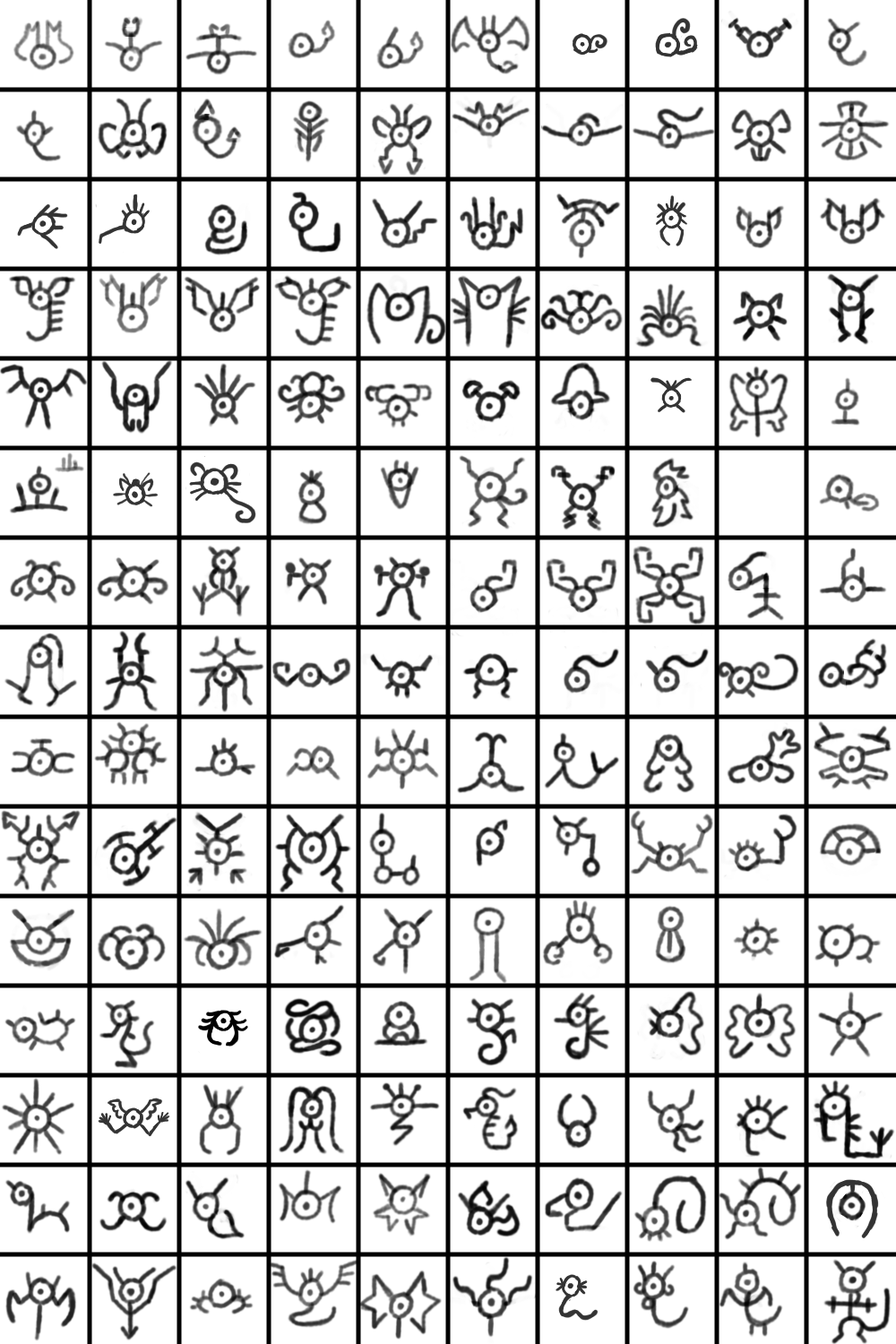
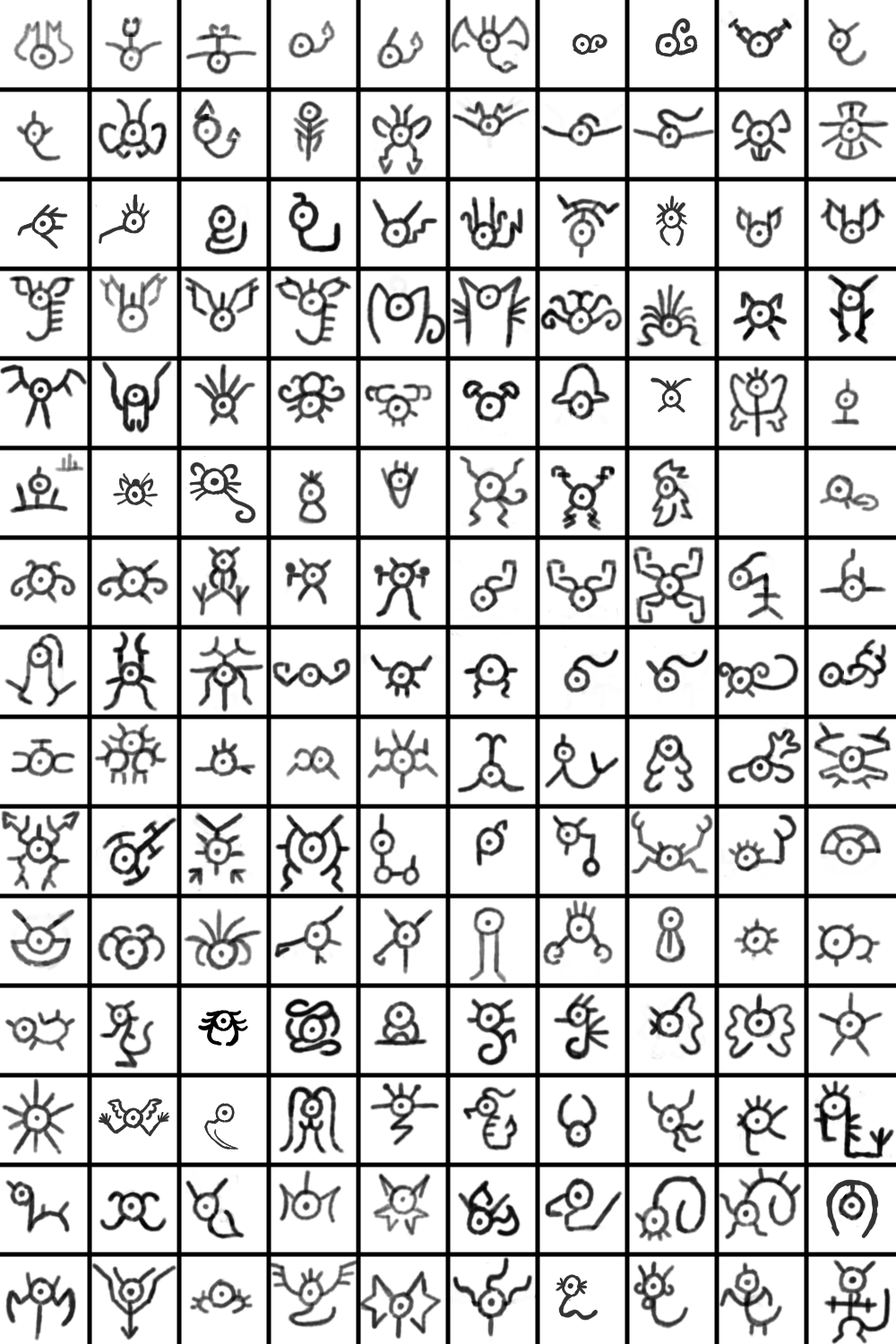
Layered file, before and after one edit (896 × 1344). Changes by layer:
painted on "Paint Layer 1" over (197, 1082, 245, 1156)
